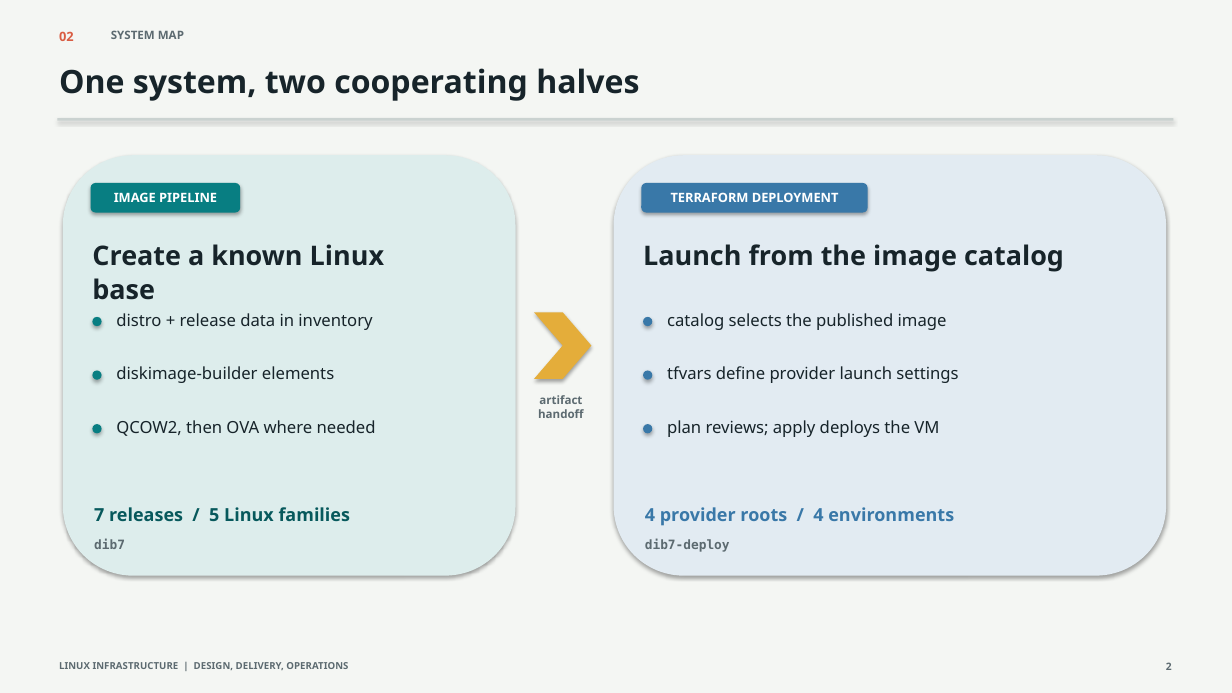
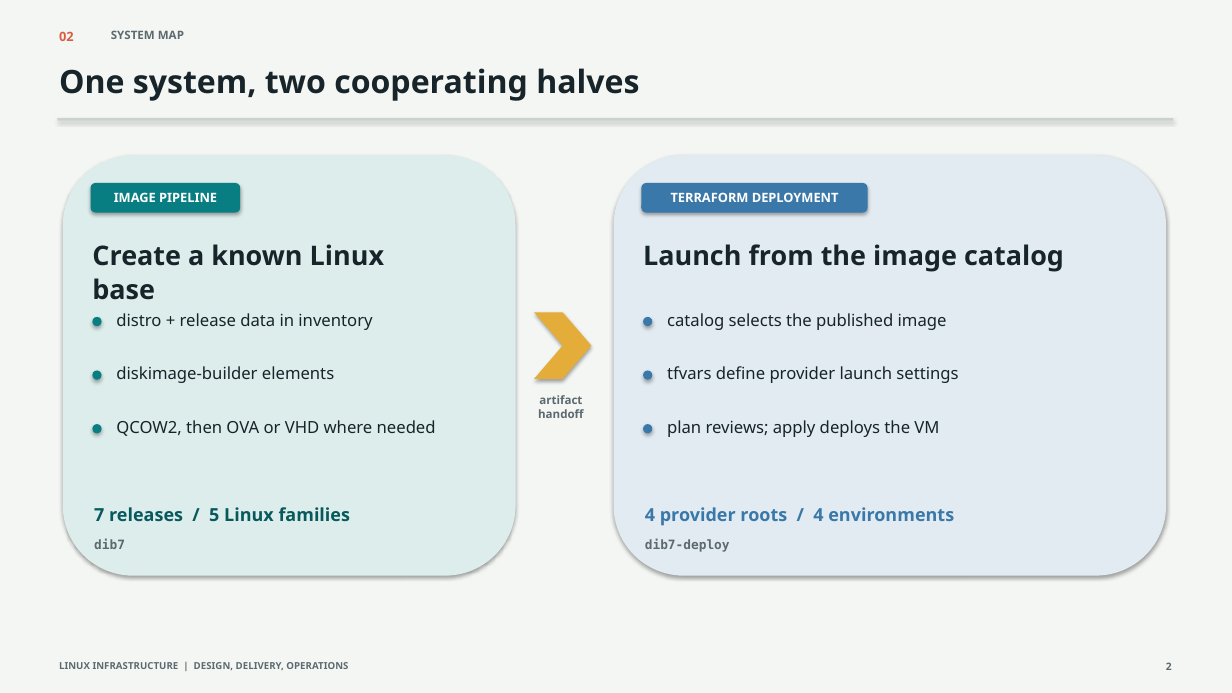
Before and after one commit to jjbailey/dib7, a slide deck: slide 2 of doc/dib7-presentation.pptx. Drawn at 1232x693 pixels with LibreOffice and Linux fonts; fonts in the diff are those of the drawing. Boxes give left, top, right and bottom in pixels: in the first picture for what was removed or moved away, otherwise in the second. Text is boxed around its words. In the diff, an @@ line names an element or a change of style, - is before the commit and + after.

```diff
--- a/doc/dib7-presentation.pptx
+++ b/doc/dib7-presentation.pptx
@@ text at box(116, 420, 436, 436): text changed @@
-QCOW2, then OVA where needed
+QCOW2, then OVA or VHD where needed
```
Also in this commit, not shown: 4 other slides changed, 27 other files.
